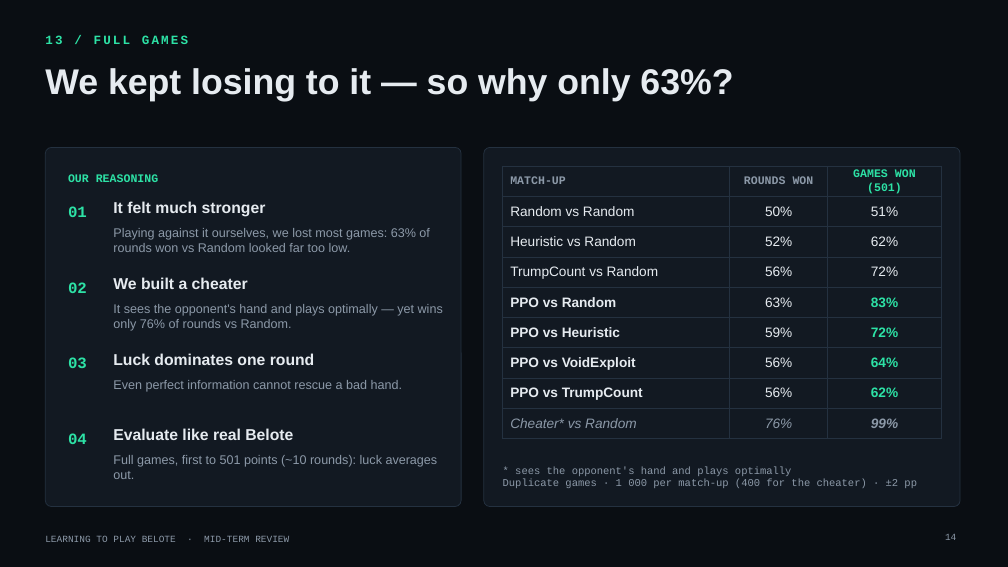
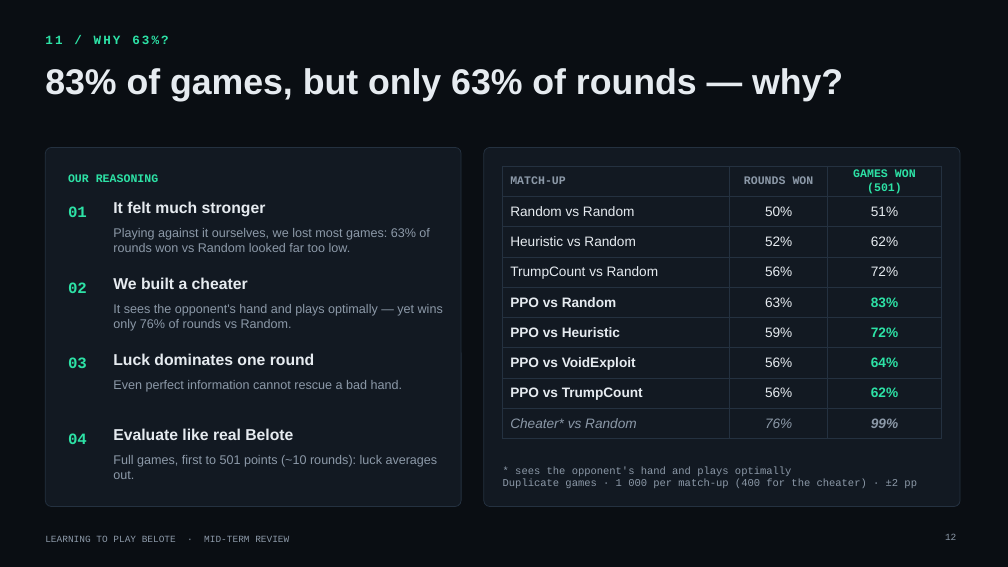
Before and after one commit to yoniBenabou/TwoPlayersBelote, a slide deck: slide 12 of presentation/belote_midterm_v3.pptx (slide 14 before the commit). Drawn at 1008x567 pixels with LibreOffice and Linux fonts; fonts in the diff are those of the drawing; background and template pictures are left out. Boxes give left, top, right and bottom in pixels: in the first picture for what was removed or moved away, otherwise in the second. Text is boxed around its words. In the diff, an @@ line names an element or a change of style, - is before the commit and + after.

```diff
--- a/presentation/belote_midterm_v3.pptx
+++ b/presentation/belote_midterm_v3.pptx
@@ text at [45, 35, 169, 44]: text changed @@
-13 / FULL GAMES
+11 / WHY 63%?
@@ title at [45, 68, 843, 101]: text changed @@
-We kept losing to it — so why only 63%?
+83% of games, but only 63% of rounds — why?
@@ page number at [945, 534, 956, 540]: text changed @@
-14
+12
```
Also in this commit, not shown: 6 other slides changed, 1 slide added, 2 slides removed, 1 other file.
